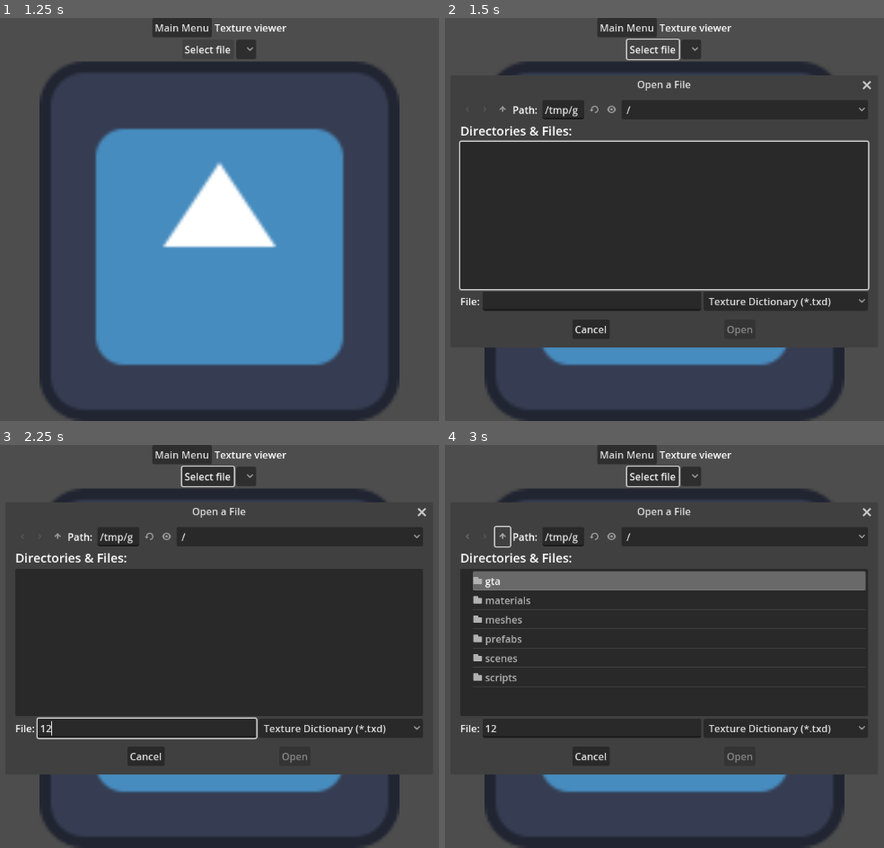
Above: before the commit, frames 1-4 (two rows, left to right).
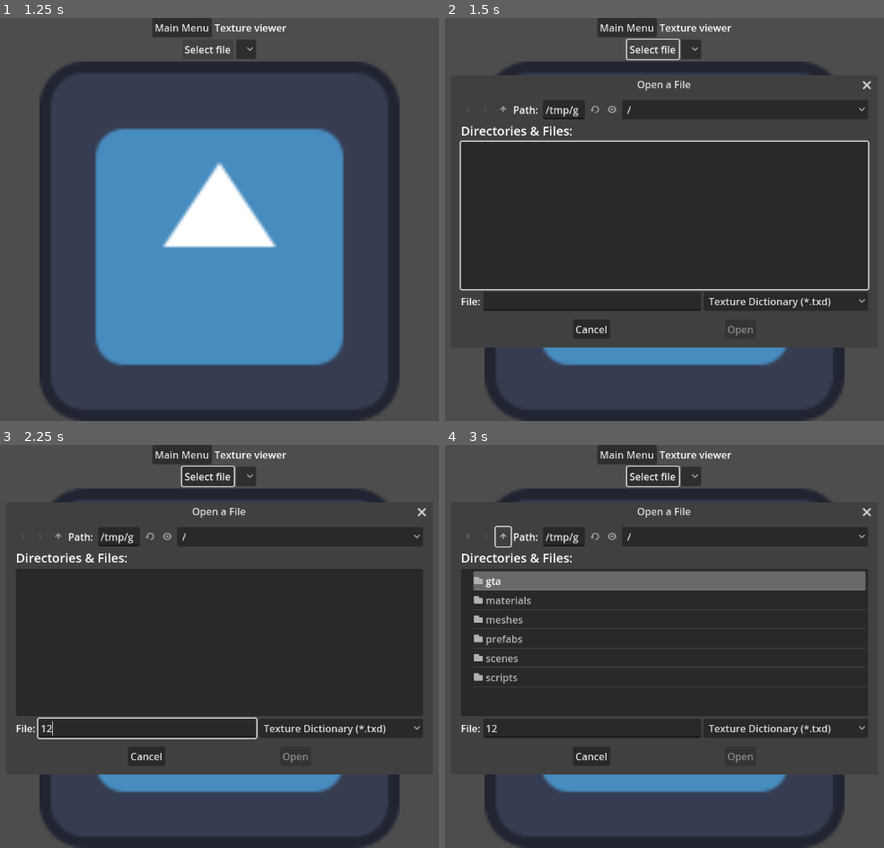
Above: after the commit, the same moments.

Repository: FOSS-Supremacy/OpenLiberty
Game: Godot game, scene res://startup.tscn
Two runs of this game, one before a commit and one after it. Both use one fixed random seed, a clock stepped at 60 frames per second and the inputs below. The engine's default icon, where the game draws it, is replaced by a stand-in: a white triangle on a blue panel in a dark square.
Inputs (mouse positions are in pixels of both pictures, inside the frame that each line leads up to):
- Up to frame 1 (1.25 s): click "Texture viewer" at 0.5 s
- Up to frame 2 (1.5 s): click "Select file" at 1.25 s
- Up to frame 3 (2.25 s): click (144, 727) at 2.02 s; type "12" at 2.1 s
- Up to frame 4 (3 s): click (502, 537) at 2.75 s

Frame 1 is identical in both runs. In frame 2, 0.8% of the frame differs, in the area x 3-71%, y 21-79%; in frame 3, 0.7%; in frame 4, 1.1%, in the area x 3-71%, y 20-79%.
Error in both runs: Assertion failed: 7 (res://scripts/map_builder.gd:16)

Commit message:
Load all collisions

Diff:
--- a/scripts/classes/col_file.gd
+++ b/scripts/classes/col_file.gd
@@ -14,6 +14,8 @@
 
 func _init(file: FileAccess):
 	fourcc = file.get_buffer(4).get_string_from_ascii()
+	assert(fourcc == "COLL")
+
 	file_size = file.get_32()
 	model_name = file.get_buffer(22).get_string_from_ascii()
 	model_id = file.get_16()
--- a/scripts/map_builder.gd
+++ b/scripts/map_builder.gd
@@ -24,7 +24,10 @@
 					"IDE":
 						_read_map_data(tokens[1], _read_ide_line)
 					"COLFILE":
-						collisions.append(ColFile.new(AssetLoader.open(GameManager.gta_path + tokens[2])))
+						var colfile := AssetLoader.open(GameManager.gta_path + tokens[2])
+
+						while colfile.get_position() < colfile.get_length():
+							collisions.append(ColFile.new(colfile))
 					"IPL":
 						_read_map_data(tokens[1], _read_ipl_line)
 					"CDIMAGE":
